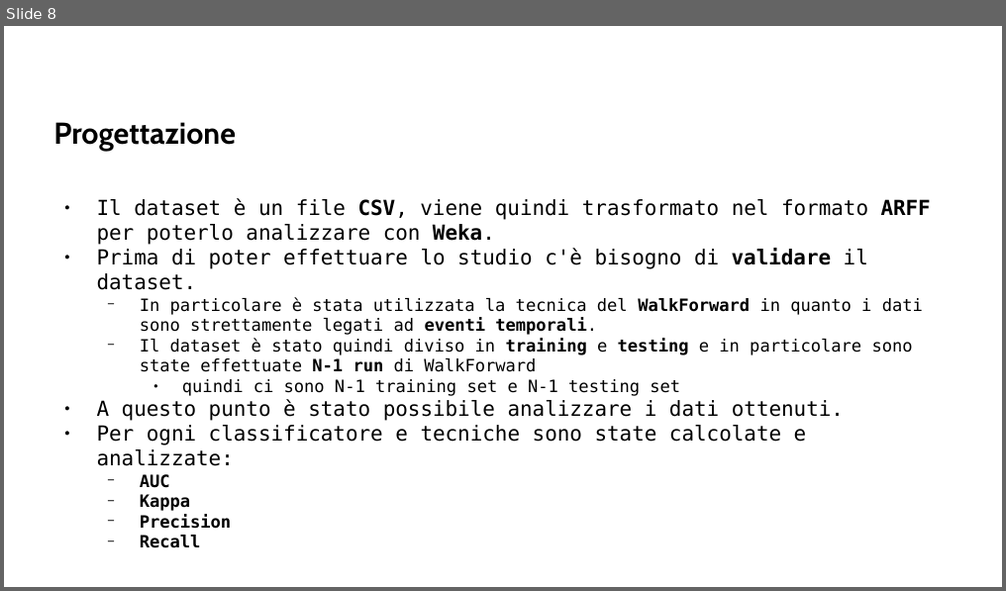
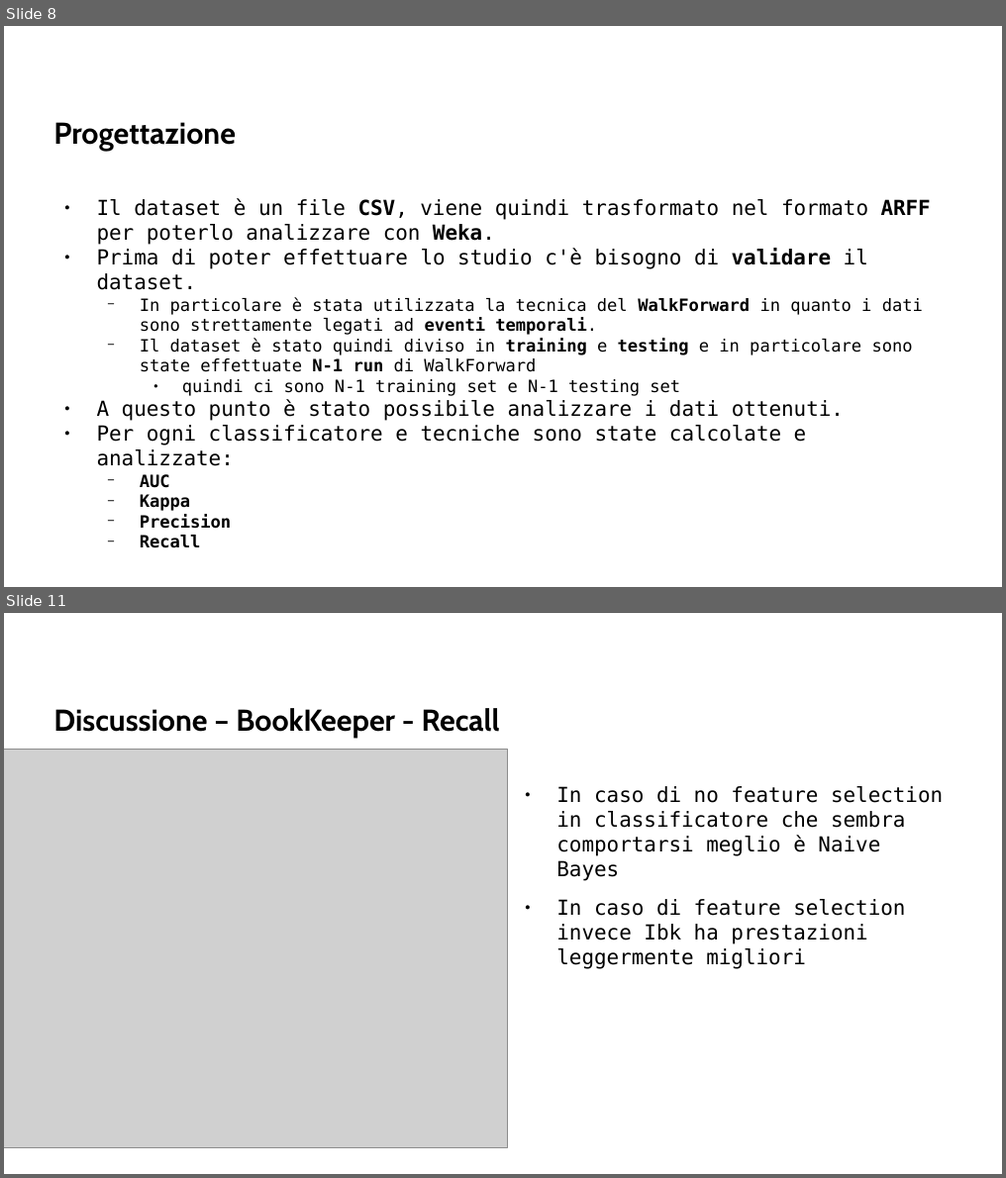
Before and after one commit to AlessDea/ISW2_milestone2, a slide deck: presentazione/isw2_ml.odp. Shown one above the other, each under a label of ours: slide 8 before the commit, slides 8 and 11 after it; the slides between them are not shown. The pictures are 1006x591 and 1006x1178 pixels, drawn with LibreOffice and Linux fonts; fonts in the diff are those of the drawing; grey boxes stand for pictures; background and template pictures are left out. Boxes give left, top, right and bottom in pixels: in the first picture for what was removed or moved away, otherwise in the second. Text is boxed around its words. In the diff, an @@ line names an element or a change of style, - is before the commit and + after.

```diff
--- a/presentazione/isw2_ml.odp
+++ b/presentazione/isw2_ml.odp
@@ slide 11 added at (4,613,1002,1174), background picture (left out) @@
@@ title added at (54,708,500,738), 24 pt, text #000000, bold @@
+Discussione – BookKeeper - Recall
@@ picture added at (4,749,508,1149) @@
@@ text added at (556,786,943,969), 16.5 pt, text #000000 @@
+● In caso di no feature selection in classificatore che sembra comportarsi meglio è Naive Bayes
+● In caso di feature selection invece Ibk ha prestazioni leggermente migliori
```
Also in this commit, not shown: 16 other slides added, 2 slides removed, 1 other file.
